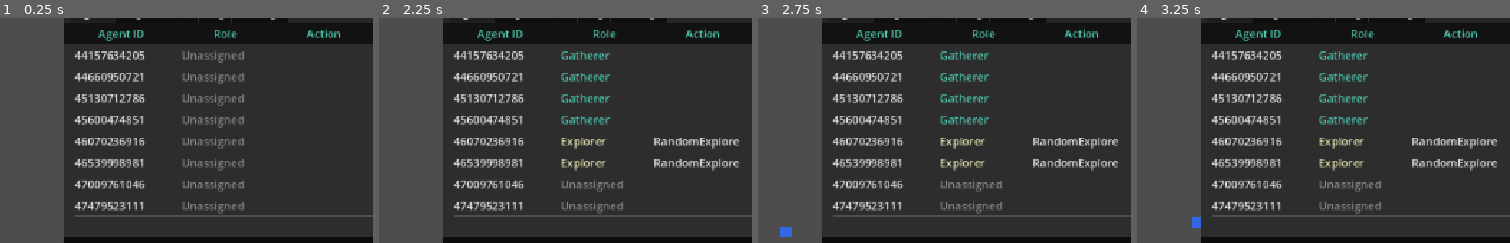
Above: before the commit, frames 1-4 (left to right).
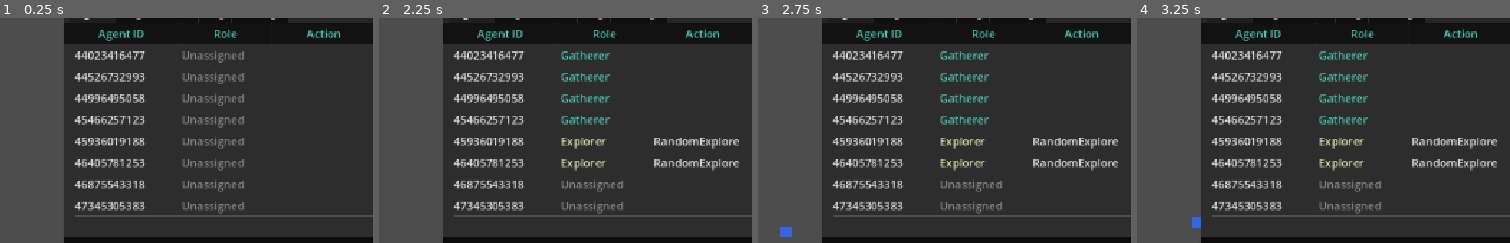
Above: after the commit, the same moments.

Repository: DoctorTangerina/colony-sim
Game: Godot game, scene res://Main.tscn
Two runs of this game, one before a commit and one after it. Both use one fixed random seed, a clock stepped at 60 frames per second and the inputs below.
Inputs:
- Up to frame 1 (0.25 s): no input
- Up to frame 2 (2.25 s): tap Enter at 0.5, 2 s; tap Space at 1.25 s
- Up to frame 3 (2.75 s): no input
- Up to frame 4 (3.25 s): tap Space at 2.75 s
The pictures show only the part of the screen within x 50-100%, y 4-54%; the shares and areas given below are measured in that part.

The runs differ from the first frame. In frame 1, 2.6% of the frame differs, in the area x 21-40%, y 14-86%; in frame 2, 2.6%; in frame 3, 2.6%; in frame 4, 2.6%.

Commit message:
feat: eliminate redundant planner search (Ticket 8)
GOAPGoalSelector now keeps the plan it computes while checking a goal's
achievability, attached under an additive "plan" key, instead of
discarding it. GoapCycle.run_planning_cycle() reuses that plan directly
for the winning goal instead of re-invoking the planner with an
unfiltered action set, cutting the per-tick call count from N+1 to N and
guaranteeing executed plans always respect the role's allowedActions
(defect #4).

Diff:
--- a/agents/GoapCycle.gd
+++ b/agents/GoapCycle.gd
@@ -62,20 +62,17 @@
 	if goal_name == current_goal and current_plan.size() > 0 and _action_index < current_plan.size():
 		return
 
+	# goal["plan"] is the same plan GOAPGoalSelector already produced (and
+	# proved valid) while checking this goal's achievability this tick, on
+	# this same world_state - reusing it here (defect #8) instead of asking
+	# GOAPPlanner to search again is not an approximation, since nothing
+	# mutates world_state and nothing awaits between that check and here.
 	current_goal = goal_name
-	current_plan = _planner.create_plan(goal_name, world_state)
+	current_plan = goal.get("plan", [])
 	_action_index = 0
 
 	if current_plan.size() > 0:
-		if _planner.validate_plan(current_plan, world_state):
-			_execute_current_action()
-		else:
-			current_plan = _planner.create_plan(goal_name, world_state)
-			if current_plan.size() > 0 and _planner.validate_plan(current_plan, world_state):
-				_execute_current_action()
-			else:
-				current_goal = ""
-				current_plan = []
+		_execute_current_action()
 	else:
 		current_goal = ""
 		current_plan = []
--- a/agents/goal_selector.gd
+++ b/agents/goal_selector.gd
@@ -41,10 +41,21 @@
 	return _get_achievable_goals(world_state)
 
 
+## Keeps the plan computed while checking achievability (attached under a
+## "plan" key on a duplicate of the goal dict, additive so goal.get("name",
+## ...)-style access elsewhere stays unmodified) instead of discarding it -
+## GoapCycle.run_planning_cycle() reuses it directly rather than recomputing
+## an identical search a tick later (defect #8). Valid only because
+## world_state isn't mutated and nothing awaits between this call and that
+## reuse within the same planning tick.
 func _get_achievable_goals(world_state: WorldState) -> Array[Dictionary]:
 	var allowed_goals: Array = []
 	if _role_component and _role_component.has_method("get_allowed_goals"):
 		allowed_goals = _role_component.get_allowed_goals()
+
+	var allowed_actions: Array = []
+	if _role_component and _role_component.has_method("get_allowed_actions"):
+		allowed_actions = _role_component.get_allowed_actions()
 
 	var result: Array[Dictionary] = []
 	for goal in _goals:
@@ -53,12 +64,11 @@
 			continue
 		var preconds: Dictionary = goal.get("preconditions", {})
 		if GoapUtils.state_satisfies(world_state, preconds):
-			var allowed_actions: Array = []
-			if _role_component and _role_component.has_method("get_allowed_actions"):
-				allowed_actions = _role_component.get_allowed_actions()
 			var plan = _planner.create_plan(goal_name, world_state, allowed_actions)
 			if not plan.is_empty():
-				result.append(goal)
+				var goal_with_plan: Dictionary = goal.duplicate()
+				goal_with_plan["plan"] = plan
+				result.append(goal_with_plan)
 	return result
 
 
